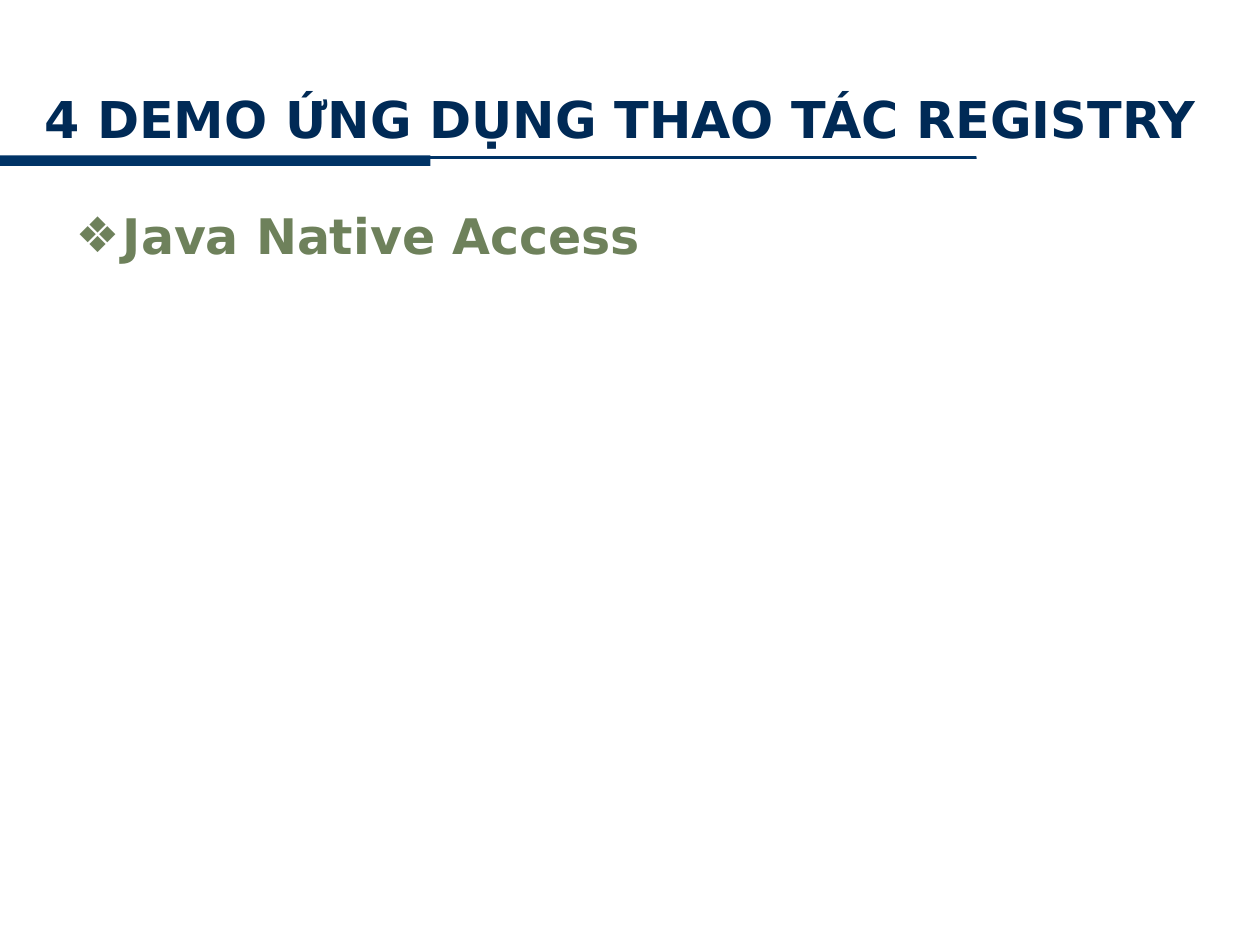
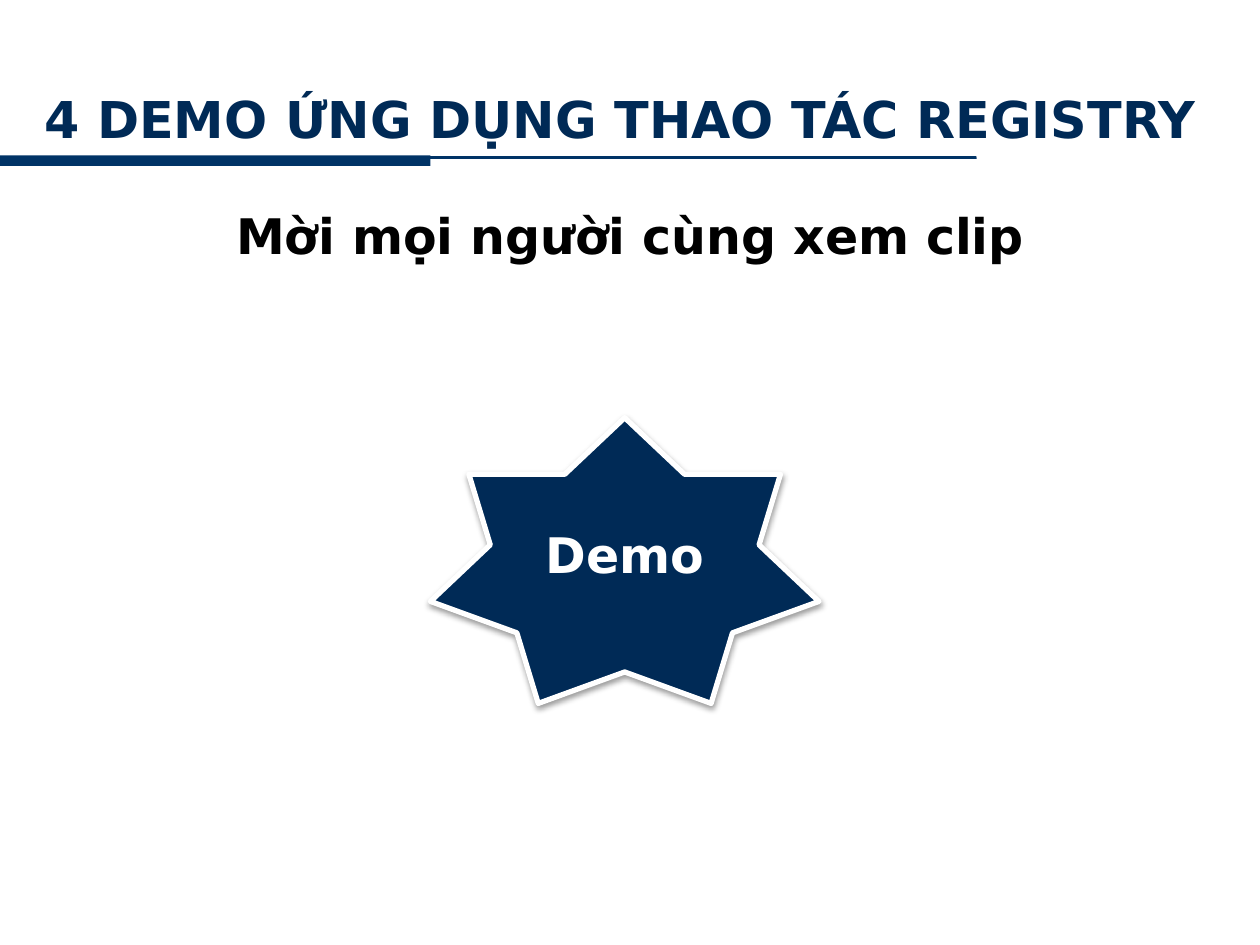
Before and after one commit to minhkhanh/UofS-Java, a slide deck: slide 23 of Seminar_JNI/Slide_00.pptx (slide 16 before the commit). Drawn at 1260x945 pixels with LibreOffice and Linux fonts; fonts in the diff are those of the drawing; background and template pictures are left out. Boxes give left, top, right and bottom in pixels: in the first picture for what was removed or moved away, otherwise in the second. Text is boxed around its words. In the diff, an @@ line names an element or a change of style, - is before the commit and + after.

```diff
--- a/Seminar_JNI/Slide_00.pptx
+++ b/Seminar_JNI/Slide_00.pptx
@@ text at <box>236,214,1024,265</box>: text changed; text colour #6E815B to #000000 @@
-❖ Java Native Access
+Mời mọi người cùng xem clip
@@ star added at <box>431,418,819,704</box>, fill #002A56, outline #FFFFFF 3 pt, 28 pt, text #FFFFFF, bold @@
+Demo
```
Also in this commit, not shown: 9 other slides changed, 7 slides added.
